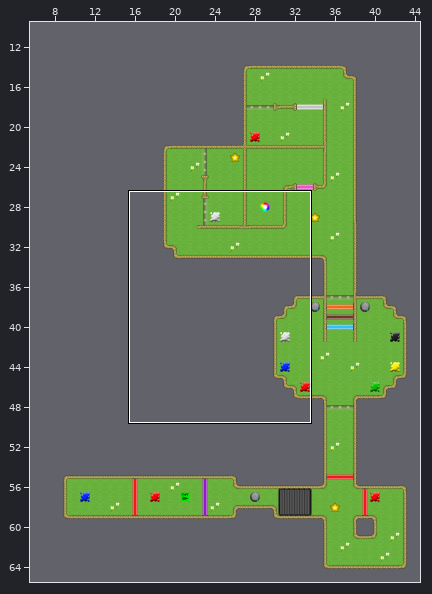
Tiled map: android/assets/SecondLevel.tmx. Above, an overview of the earlier version with the close-up marked.
Close-up. Before the edit:
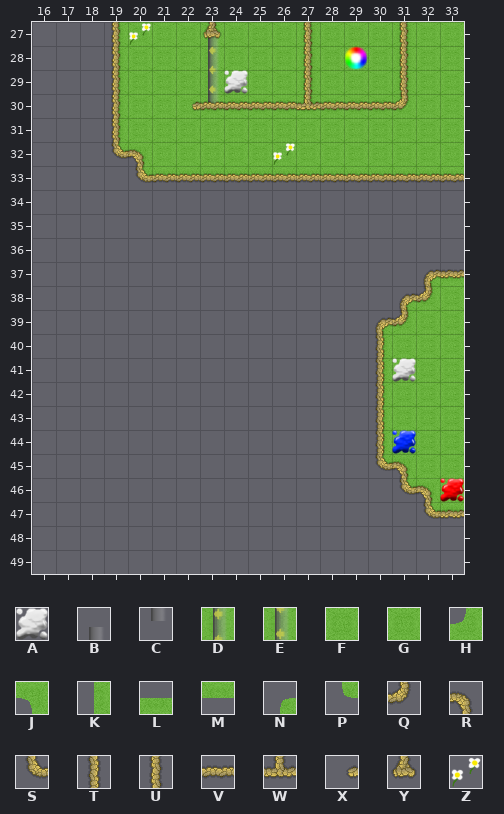
Cells are 32x32 px. Shown: x 16..33, y 27..49. The commit also changed other parts of the map, which this record leaves out.
Key: from "mapobjects": A 50, B 54 flipped on the diagonal, C 54 turned 270, D 55 flipped on the diagonal, E 55 turned 270; from "wallsandground": F 0, G 0 turned 180, H 1, J 1 turned 270, K 2 turned 180, L 2 turned 270, M 2 turned 90, N 3, P 3 turned 270, Q 8, R 8 turned 270, S 8 turned 90, T 9, U 9 turned 180, V 9 turned 270, W 10 turned 90, X 11 turned 90, Y 12 flipped left-right, Z 16.
_ is an empty cell.
Layers that did not change in this view are not listed.
Layer "groundtiles" before, first column x 16:
27 ___KGGGGGGGGGGGGGG
28 ___KGGGGGGGGGGGGGG
29 ___KGGGGGGGGGGGGGG
30 ___KGGGGGGGGGGGGGG
31 ___KGGGGGGGGGGGGGG
32 ___PJGGGGGGGGGGGGG
33 ____PMMMMMMMMMMMMM
34 __________________
35 __________________
36 __________________
37 ________________NL
38 _______________NHF
39 ______________NHFF
40 ______________KFFF
41 ______________KFFF
42 ______________KFFF
43 ______________KFFF
44 ______________KFFF
45 ______________PJFF
46 _______________PJF
47 ________________PM
48 __________________
49 __________________
Layer "walls" before, first column x 16:
27 ___U___Y___U___U__
28 ___U_______U___U__
29 ___U_______U___U__
30 ___U__XVVVVWVVVQ__
31 ___U______________
32 ___SR_____________
33 ____SVVVVVVVVVVVVV
34 __________________
35 __________________
36 __________________
After:
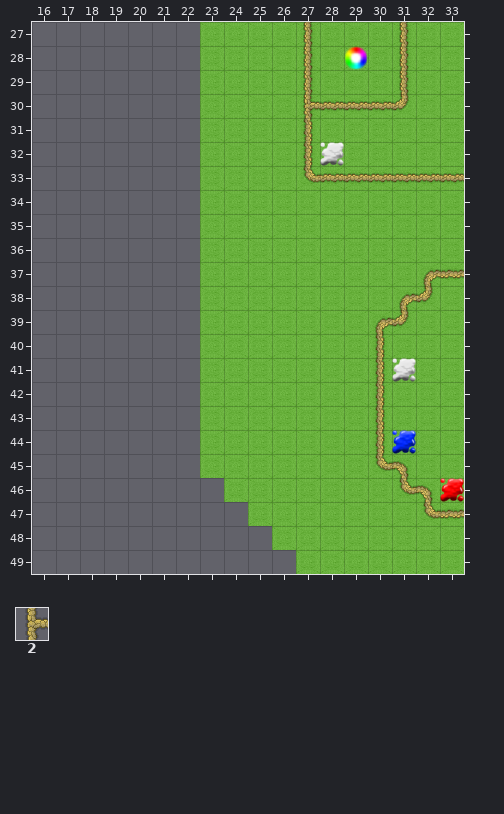
Further tiles: from "wallsandground": 2 10 turned 180.
See-through tiles are keyed as they look on the map.
The exact change:
Changed rows in their new state; . is an unchanged cell.
Layer "groundtiles":
first column x 19:
27 ____F..........
28 ____F..........
29 ____FF.........
30 ____FFFF.......
31 ____...........
32 ____...F.......
33 .___FFFFFFFFFFF
34 ....FFFFFFFFFFF
35 ....FFFFFFFFFFF
36 ....FFFFFFFFFFF
37 ....FFFFFFFFFFF
38 ....FFFFFFFFFF.
39 ....FFFFFFFFF..
40 ....FFFFFFFF...
41 ....FFFFFFFF...
42 ....FFFFFFFF...
43 ....FFFFFFFF...
44 ....FFFFFFFF...
45 ....FFFFFFFFF..
46 .....FFFFFFFFF.
47 ......FFFFFFFFF
48 .......FFFFFFFF
49 ........FFFFFFF
Layer "paint/white":
first column x 24:
29 _....
32 ....A
Layer "onewaygate":
first column x 23:
27 _
28 _
29 _
30 _
Layer "walls":
first column x 19:
27 _..._....
28 _........
29 _........
30 _.._____2
31 _.......T
32 __......T
33 ._______S
Layer "flowers":
first column x 20:
27 _
first column x 26:
32 _
